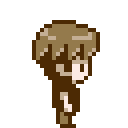
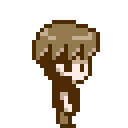
Layer changes from the first w=128, h=128 image to the second:
painted on "jonathan" over (56, 64, 72, 76)
